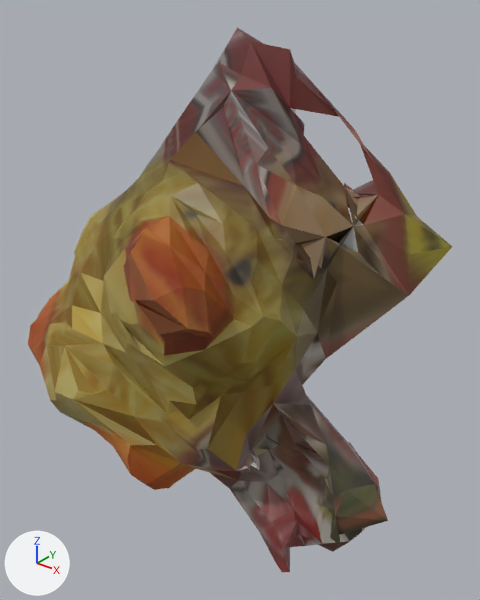
The COLLADA model jsk_2015_05_baxter_apc/meshes/kong_duck_dog_toy/kong_duck_dog_toy.dae: old version first, new version second.
One viewpoint serves both versions: a camera (50 mm lens) standing at (0.1381, -0.1579, 0.1295) and looking at (0.0216, -0.0123, 0.0392). Lighting does not change. The marker at lower left points along +X, +Y and +Z.

Objects in the first picture: 'node'.
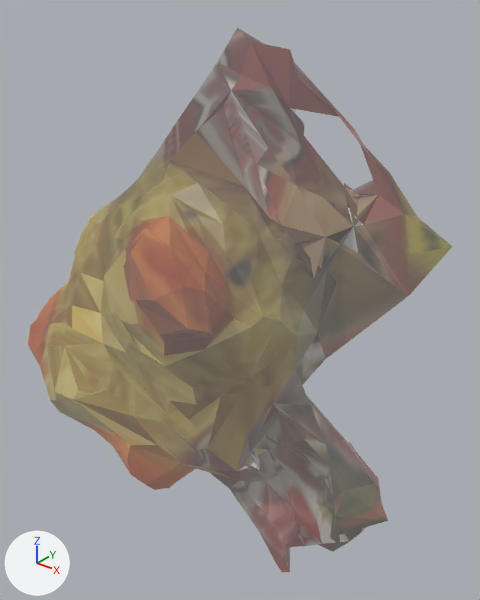
Boxes (x1, y1, x2, y2) around the edits, measured in the pictures (480 x 600 px):
'node', recoloured, surface changed
    both: (28, 27, 452, 572)

The change in detail:
In material 'material0' (mat_material0), emission_color is now set to (0.0732, 0.0732, 0.0732), dark grey #4c4c4c.
In material 'material0' (mat_material0), emission_strength is now set to 1.0.
